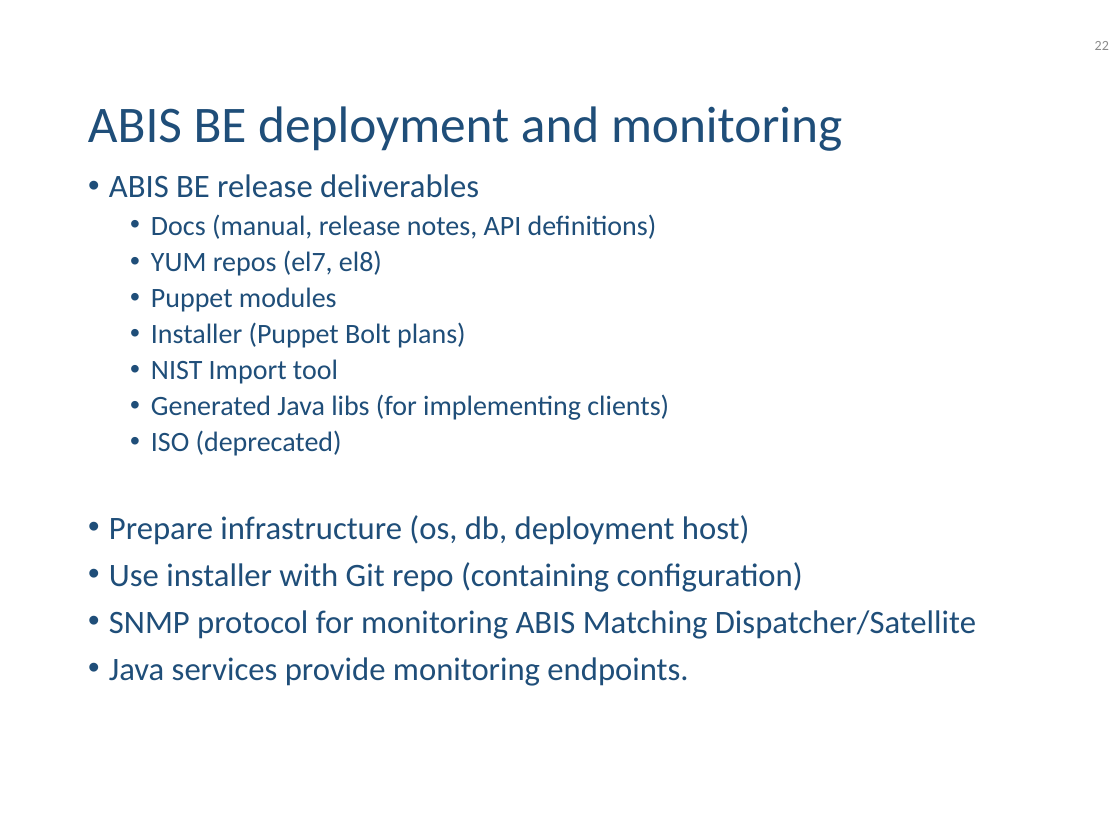
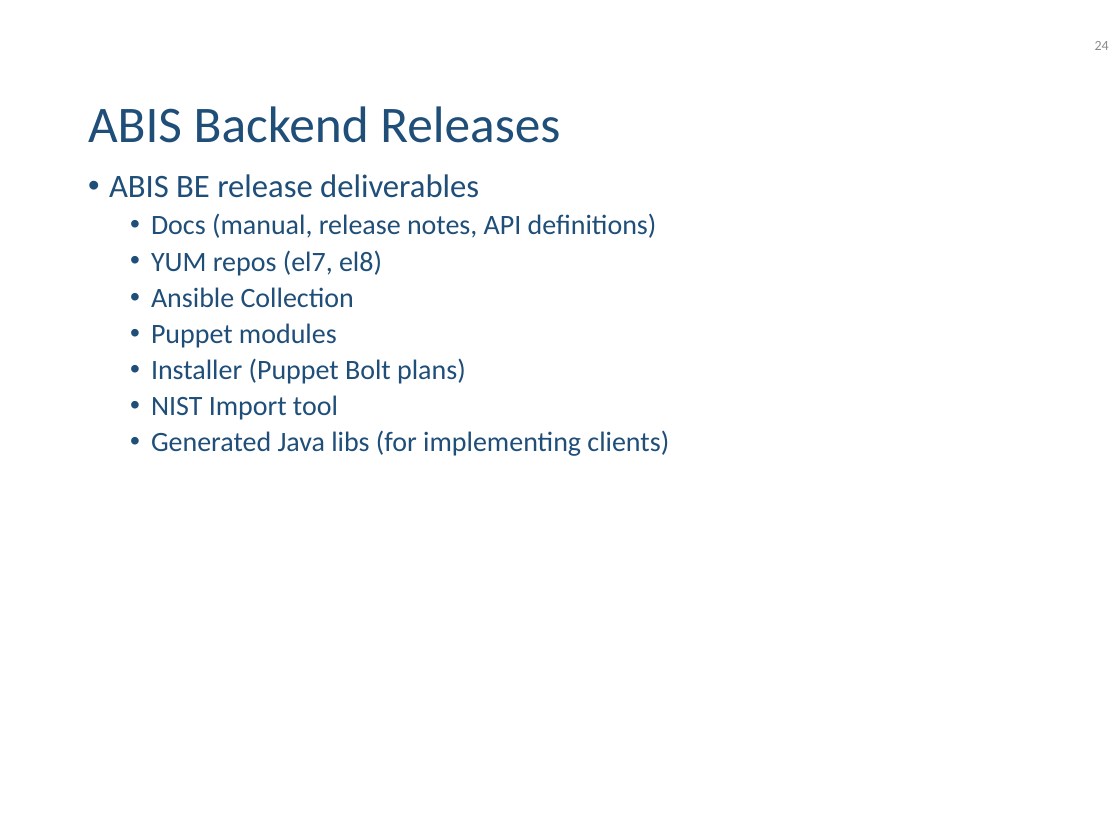
Before and after one commit to 4derstap/abis-deploy-ansible, a slide deck: slide 24 of docs/DermalogABISBEArchitectureEN.pptx (slide 22 before the commit). Drawn at 1120x840 pixels with LibreOffice and Linux fonts; fonts in the diff are those of the drawing; background and template pictures are left out. Boxes give left, top, right and bottom in pixels: in the first picture for what was removed or moved away, otherwise in the second. Text is boxed around its words. In the diff, an @@ line names an element or a change of style, - is before the commit and + after.

```diff
--- a/docs/DermalogABISBEArchitectureEN.pptx
+++ b/docs/DermalogABISBEArchitectureEN.pptx
@@ page number at [1095,41,1109,50]: text changed @@
-22
+24
@@ text at [88,106,560,143]: text changed @@
-ABIS BE deployment and monitoring
+ABIS Backend Releases
@@ text at [151,287,354,307]: paragraph added @@
+  • Ansible Collection
@@ text at [109,430,976,686]: paragraphs removed @@
-  • ISO (deprecated)
-• Prepare infrastructure (os, db, deployment host)
-• Use installer with Git repo (containing configuration)
-• SNMP protocol for monitoring ABIS Matching Dispatcher/Satellite
-• Java services provide monitoring endpoints.
```
Also in this commit, not shown: 8 other slides changed, 2 slides added, 4 other files.
